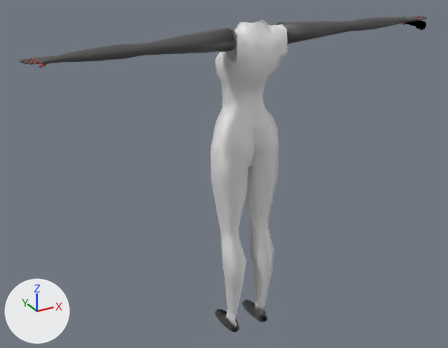
One commit to the Blender file char_models/viewport_hand.blend: the scene before it, then after it.
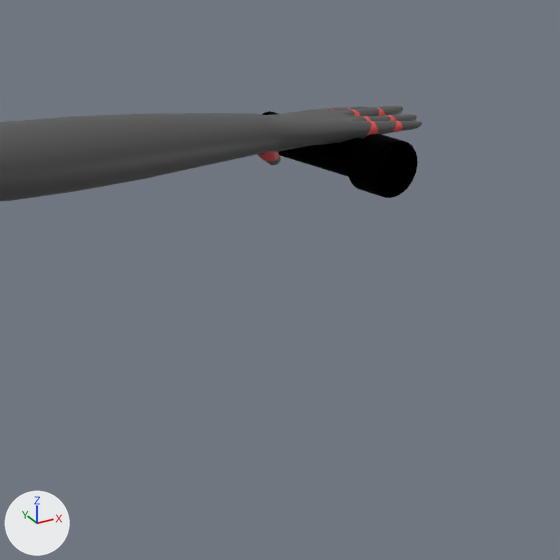
Old and new are each drawn whole from a 50 mm camera at (-1.26, -2.041, 1.08) aimed at (-0.073, 0.117, 0.001) and again close up on the part from 81% to 100% of the width and 0% to 25% of the height. Every picture has the same lights, and +X, +Y and +Z are marked at lower left.

In view in the first close-up: 'arms', 'flashlight --noimp'.
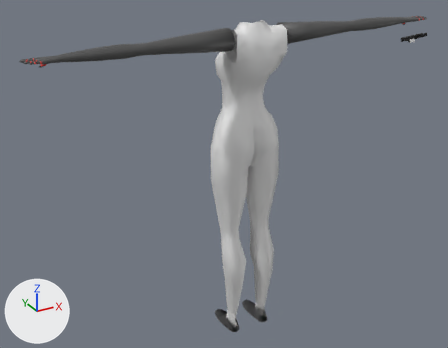
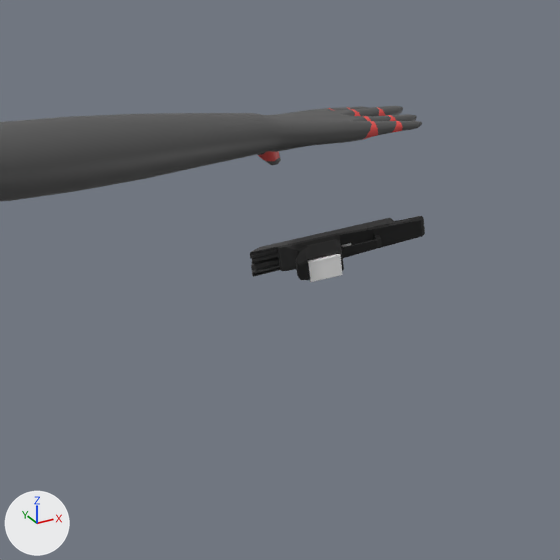
Boxes (x1, y1, x2, y2) around the edits, measured in the close-ups (560 x 560 px):
'flashlight --noimp', hidden (black): before (262, 111, 418, 198)
'body --noimp', shown (black): after (277, 216, 425, 280)
'slide --noimp', shown: after (250, 218, 396, 277)
'mag --noimp', shown: after (308, 254, 343, 282)

Patch to the scene script:
```diff
--- a/char_models/viewport_hand.blend.py
+++ b/char_models/viewport_hand.blend.py
@@ ob_slide___noimp @@
 _m = ob_slide___noimp.modifiers.new('Solidify', 'SOLIDIFY')
 _m.offset = 1.0
-ob_slide___noimp.hide_set(True)
@@ ob_mag___noimp @@
 _m = ob_mag___noimp.modifiers.new('Solidify', 'SOLIDIFY')
-ob_mag___noimp.hide_set(True)
@@ ob_body___noimp @@
 _m = ob_body___noimp.modifiers.new('Solidify', 'SOLIDIFY')
-ob_body___noimp.hide_set(True)
@@ ob_flashlight___noimp @@
 ob_flashlight___noimp.rotation_euler = (0.0929, 1.195, 0.00154)  # degrees (5.3, 68, 0.1)
+ob_flashlight___noimp.hide_set(True)
```
